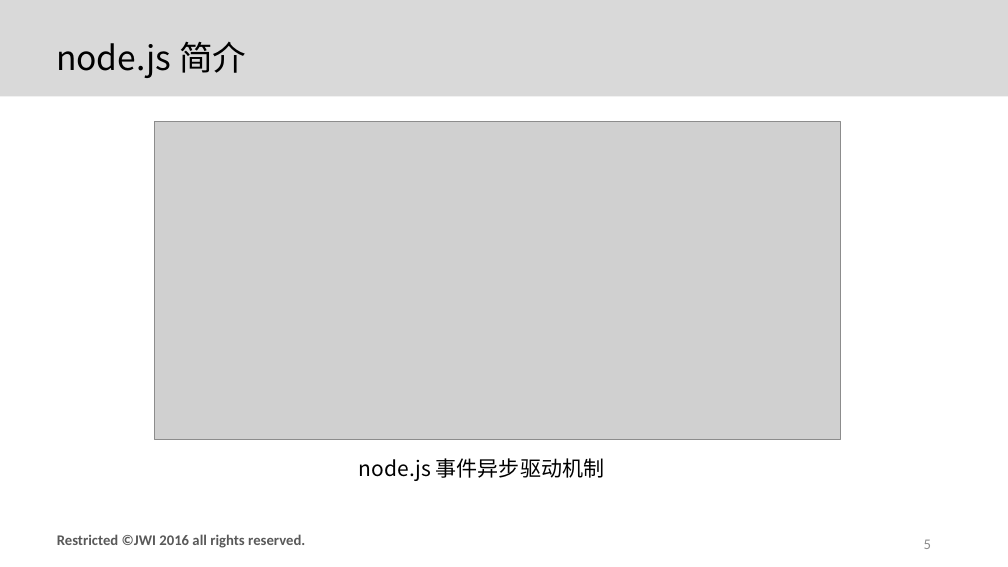
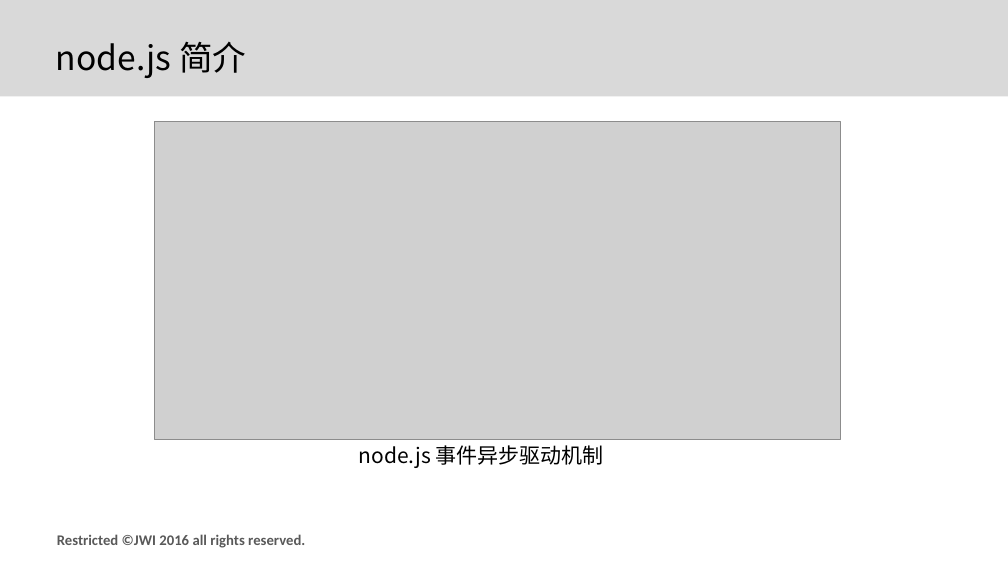
Before and after one commit to afterloe/node.js, a slide deck: slide 4 of 第一天/第一天.pptx (slide 5 before the commit). Drawn at 1008x567 pixels with LibreOffice and Linux fonts; fonts in the diff are those of the drawing; grey boxes stand for pictures; background and template pictures are left out. Boxes give left, top, right and bottom in pixels: in the first picture for what was removed or moved away, otherwise in the second. Text is boxed around its words. In the diff, an @@ line names an element or a change of style, - is before the commit and + after.

```diff
--- a/第一天/第一天.pptx
+++ b/第一天/第一天.pptx
@@ text "node.js 事件异步驱动机制" at <box>359,445,604,468</box>: line spacing 0.8 to 1; less space between paragraphs @@
@@ page number removed at <box>924,539,931,549</box> @@
-5
```
Also in this commit, not shown: 15 other slides changed, 10 other files.
